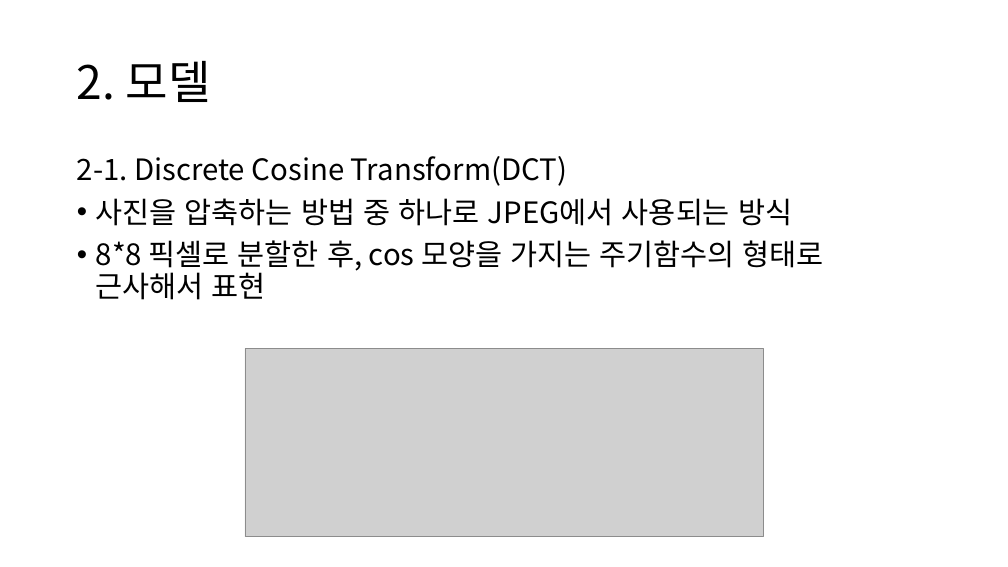
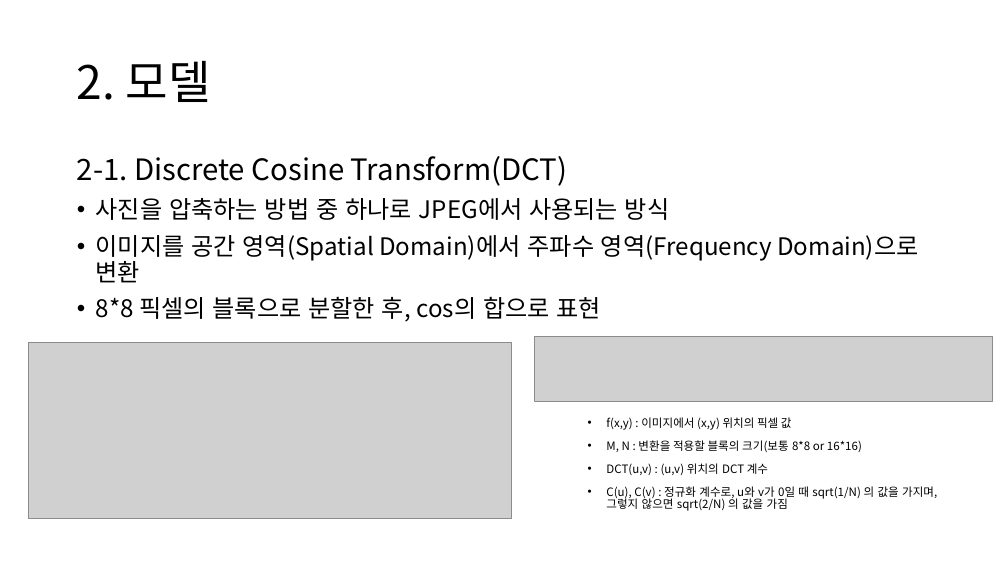
Before and after one commit to chroion/paper-review, a slide deck: slide 10 of The Stable Signature Rooting Watermarks in Latent Diffusion Models/Rooting Watermarks in Latent Diffusion Models.pptx. Drawn at 1008x567 pixels with LibreOffice and Linux fonts; fonts in the diff are those of the drawing; grey boxes stand for pictures. Boxes give left, top, right and bottom in pixels: in the first picture for what was removed or moved away, otherwise in the second. Text is boxed around its words. In the diff, an @@ line names an element or a change of style, - is before the commit and + after.

```diff
--- a/The Stable Signature Rooting Watermarks in Latent Diffusion Models/Rooting Watermarks in Latent Diffusion Models.pptx
+++ b/The Stable Signature Rooting Watermarks in Latent Diffusion Models/Rooting Watermarks in Latent Diffusion Models.pptx
@@ text at [96,198,669,220]: size 28 to 23 pt in "사진을 압축하는 방법 중 하나로 JPEG에서 사용되는 ..." @@
@@ text at [96,235,919,322]: text changed; size 28 to 23 pt @@
-• 8*8 픽셀로 분할한 후, cos 모양을 가지는 주기함수의 형태로 근사해서 표현
+• 이미지를 공간 영역(Spatial Domain)에서 주파수 영역(Frequency Domain)으로 변환
+• 8*8 픽셀의 블록으로 분할한 후, cos의 합으로 표현
@@ picture added at [28,343,511,518] @@
@@ picture removed at [245,349,763,537] @@
@@ picture added at [535,337,993,402] @@
@@ text added at [606,417,937,511], 11 pt, text #000000 @@
+• f(x,y) : 이미지에서 (x,y) 위치의 픽셀 값
+• M, N : 변환을 적용할 블록의 크기(보통 8*8 or 16*16)
+• DCT(u,v) : (u,v) 위치의 DCT 계수
+• C(u), C(v) : 정규화 계수로, u와 v가 0일 때 sqrt(1/N) 의 값을 가지며, 그렇지 않으면 sqrt(2/N) 의 값을 가짐
```
Also in this commit, not shown: 5 slides added, 4 other files.
